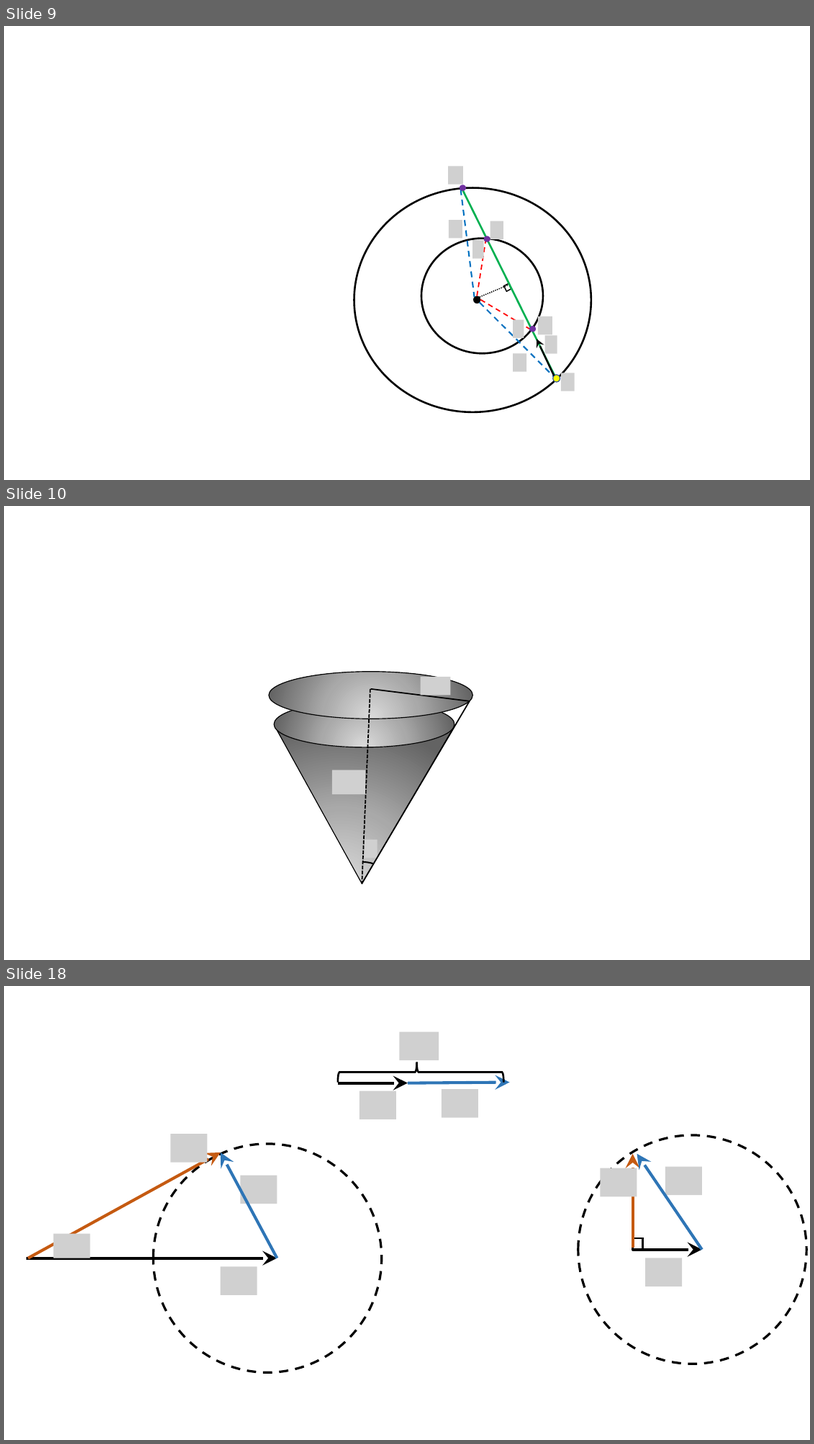
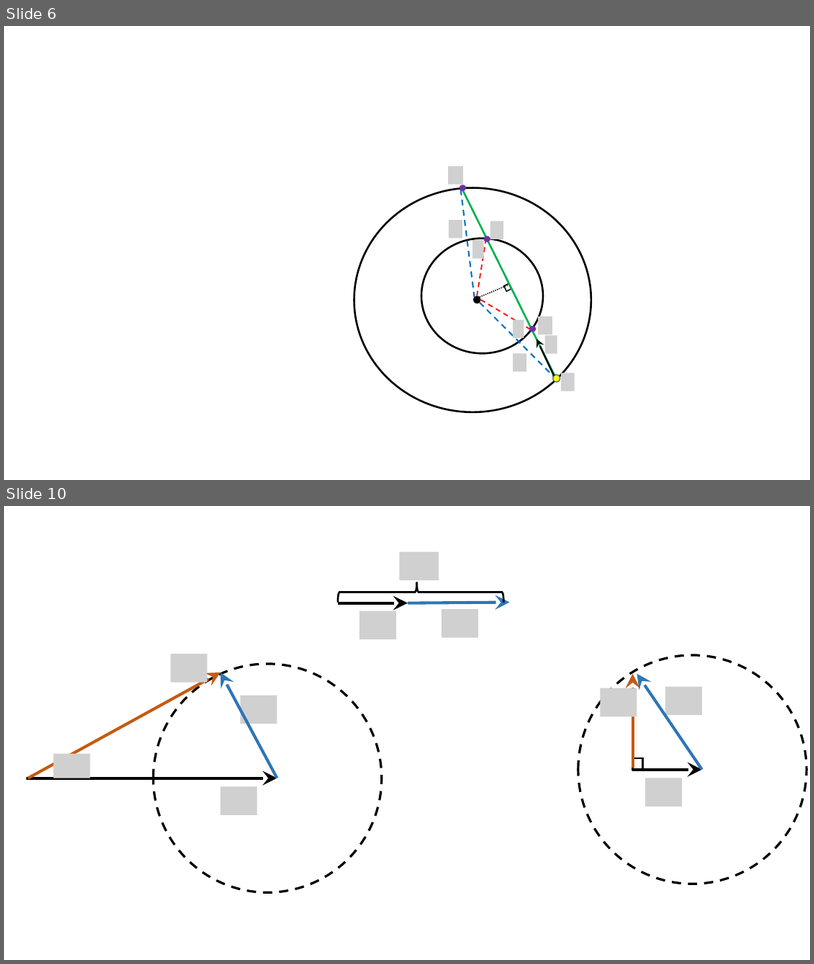
Before and after one commit to savchenko-physics/savchenko-physics.github.io, a slide deck: volunteer/Drawings.pptx. Shown one above the other, each under a label of ours: slides 9, 10 and 18 before the commit, slides 6 and 10 after it; the slides between them are not shown. The pictures are 814x1444 and 814x964 pixels, drawn with LibreOffice and Linux fonts; fonts in the diff are those of the drawing; grey boxes stand for pictures; background and template pictures are left out. Boxes give left, top, right and bottom in pixels: in the first picture for what was removed or moved away, otherwise in the second. Text is boxed around its words. In the diff, an @@ line names an element or a change of style, - is before the commit and + after.

```diff
--- a/volunteer/Drawings.pptx
+++ b/volunteer/Drawings.pptx
@@ slide 10 removed at <box>4,506,810,960</box>, background #FFFFFF @@
@@ triangle removed at <box>229,648,455,883</box> @@
@@ ellipse removed at <box>269,671,473,718</box> @@
@@ picture removed at <box>421,677,451,695</box> @@
@@ line removed from (370, 689) to (362, 883) @@
@@ line removed from (371, 689) to (470, 701) @@
@@ ellipse removed at <box>275,701,455,746</box> @@
@@ line removed from (362, 883) to (470, 701) @@
@@ picture removed at <box>332,770,365,794</box> @@
@@ picture removed at <box>365,839,378,857</box> @@
@@ arc (boxed as its full ellipse) removed at <box>335,862,391,906</box> @@
@@ what was slide 9 is now slide 6 @@
@@ what was slide 18 is now slide 10 @@
```
Also in this commit, not shown: 6 slides added, 13 other slides removed, 27 other files.
